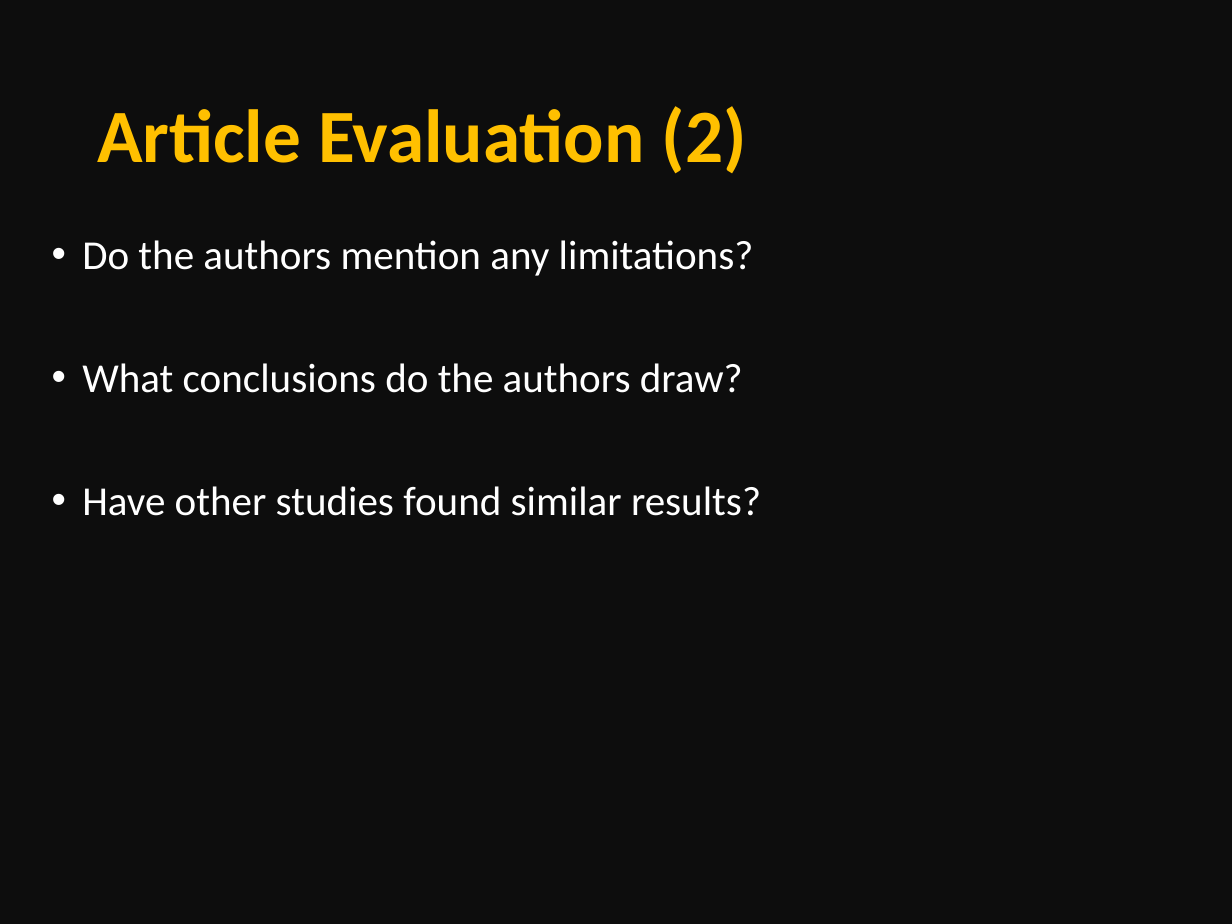
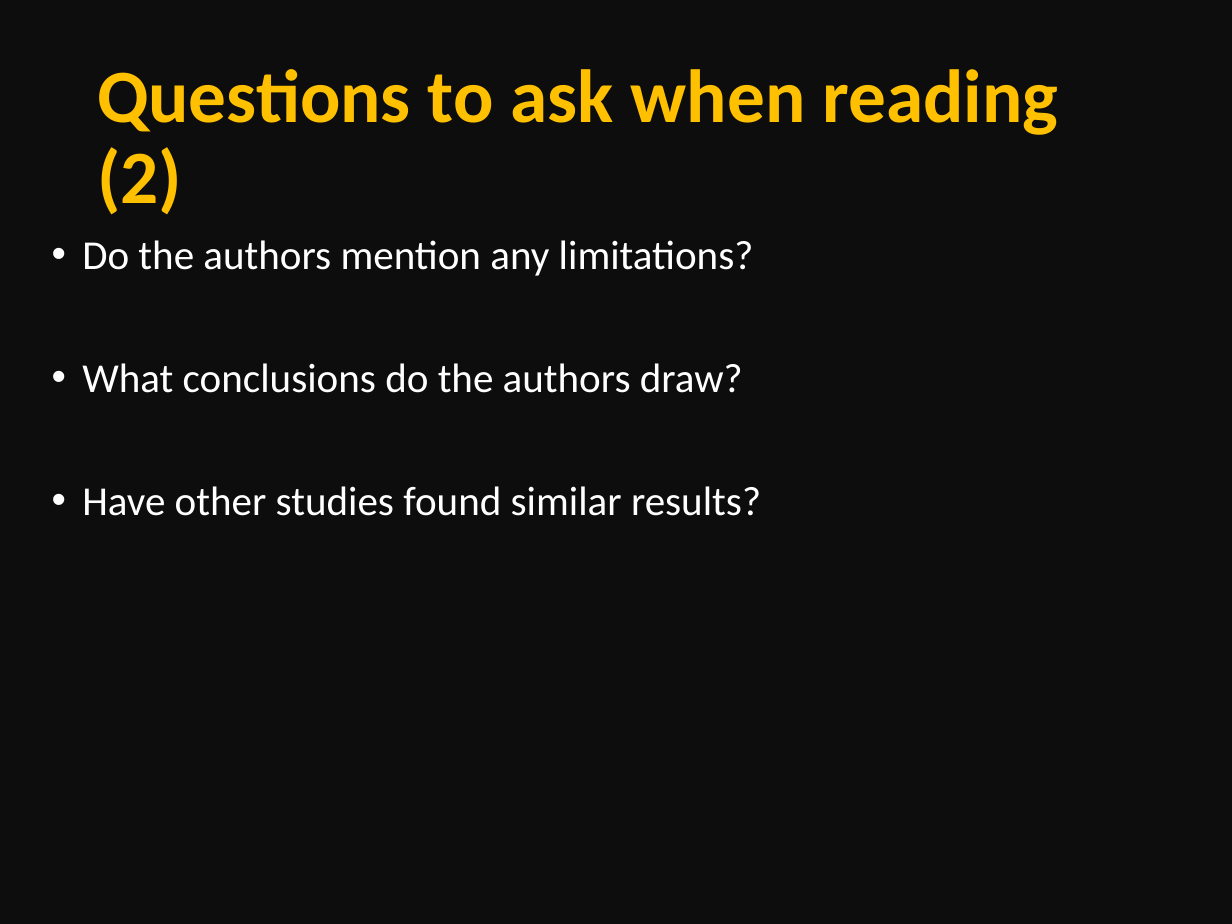
Before and after one commit to npm27/Teaching-Materials, a slide deck: slide 18 of Writing Fall 23/Slides/3 Week 2 - Finding and Evaluating Articles.pptx (slide 27 before the commit). Drawn at 1232x924 pixels with LibreOffice and Linux fonts; fonts in the diff are those of the drawing. Boxes give left, top, right and bottom in pixels: in the first picture for what was removed or moved away, otherwise in the second. Text is boxed around its words. In the diff, an @@ line names an element or a change of style, - is before the commit and + after.

```diff
--- a/Writing Fall 23/Slides/3 Week 2 - Finding and Evaluating Articles.pptx
+++ b/Writing Fall 23/Slides/3 Week 2 - Finding and Evaluating Articles.pptx
@@ title at box(97, 69, 1059, 215): text changed @@
-Article Evaluation (2)
+Questions to ask when reading (2)
```
Also in this commit, not shown: 7 other slides changed, 10 slides removed, 1 other file.
